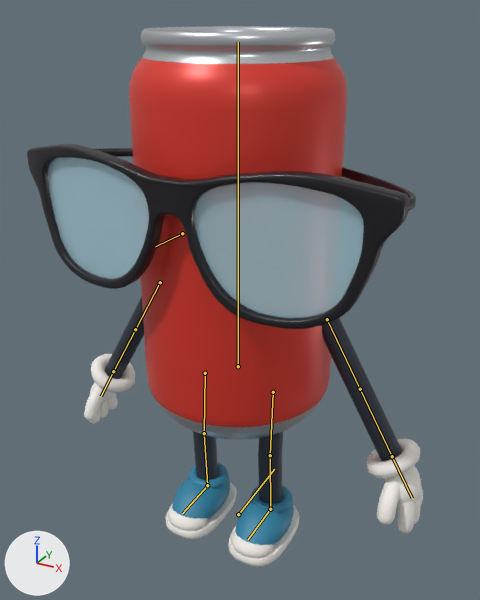
A saved change to the Blender file models/mnot.blend.
Both versions are drawn from a 50 mm lens placed at (0.933, -1.686, 1.705), pointed at (-0.007, 0.024, 0.85). The lights are fixed; the arrows at lower left show +X, +Y and +Z. The first picture is the older version. The bones that bend it are drawn over the model as lines.

The first picture shows 'Mnot'.
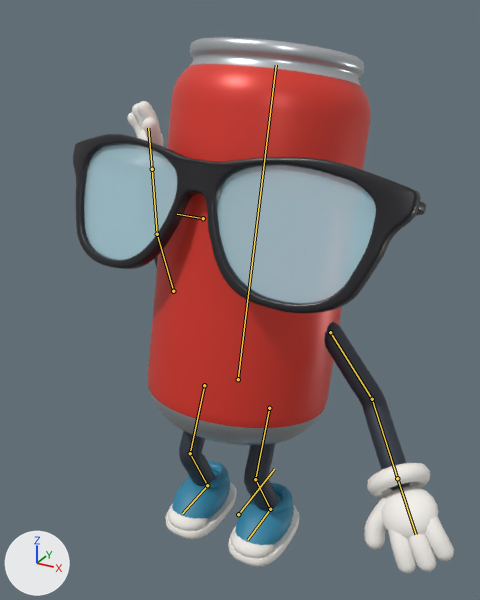
The newer file adds an action. The first version stands in its rest pose; the second is drawn at frame 56 of the action 'LookUp'.

Patch to the scene script:
```diff
--- a/models/mnot.blend.py
+++ b/models/mnot.blend.py
@@ bone_body @@
 bone_body = bpy.data.objects['MnotRig'].pose.bones['body']  # child of 'root'
-bone_body.location = (0.0, 0.0, 0.0)
-bone_body.rotation_quaternion = (1.0, 0.0, 0.0, 0.0)  # degrees (0, 0, 0)
+bone_body.location = (0.0, -0.05, 0.0)
+bone_body.rotation_quaternion = (0.994, -0.104, -0.035, -0.004)  # degrees (-12, -4, 0)
@@ bone_glasses @@
 bone_glasses = bpy.data.objects['MnotRig'].pose.bones['glasses']  # child of 'body'
-bone_glasses.location = (0.0, 0.0, 0.0)
-bone_glasses.rotation_quaternion = (1.0, 0.0, 0.0, 0.0)  # degrees (0, 0, 0)
+bone_glasses.location = (0.0, 0.0, 0.006)
+bone_glasses.rotation_quaternion = (0.998, 0.07, 0.0, 0.0)  # degrees (8, 0, 0)
@@ bone_upper_arm_l @@
 bone_upper_arm_l = bpy.data.objects['MnotRig'].pose.bones['upper_arm_L']  # child of 'body'
-bone_upper_arm_l.rotation_quaternion = (1.0, 0.0, 0.0, 0.0)  # degrees (0, 0, 0)
+bone_upper_arm_l.rotation_quaternion = (0.979, 0.103, 0.0, 0.174)  # degrees (12, -2, 20)
@@ bone_forearm_l @@
 bone_forearm_l = bpy.data.objects['MnotRig'].pose.bones['forearm_L']  # child of 'upper_arm_L'
-bone_forearm_l.rotation_quaternion = (1.0, 0.0, 0.0, 0.0)  # degrees (0, 0, 0)
+bone_forearm_l.rotation_quaternion = (0.989, 0.131, 0.0, -0.069)  # degrees (15, 1, -8)
@@ bone_hand_l @@
 bone_hand_l = bpy.data.objects['MnotRig'].pose.bones['hand_L']  # child of 'forearm_L'
-bone_hand_l.rotation_quaternion = (1.0, 0.0, 0.0, 0.0)  # degrees (0, 0, 0)
+bone_hand_l.rotation_quaternion = (0.832, 0.0, 0.555, 0.0)  # degrees (0, 67, 0)
@@ bone_upper_arm_r @@
 bone_upper_arm_r = bpy.data.objects['MnotRig'].pose.bones['upper_arm_R']  # child of 'body'
-bone_upper_arm_r.rotation_quaternion = (1.0, 0.0, 0.0, 0.0)  # degrees (0, 0, 0)
+bone_upper_arm_r.rotation_quaternion = (0.582, -0.241, 0.0, -0.777)  # degrees (-18, -22, -103)
@@ bone_forearm_r @@
 bone_forearm_r = bpy.data.objects['MnotRig'].pose.bones['forearm_R']  # child of 'upper_arm_R'
-bone_forearm_r.rotation_quaternion = (1.0, 0.0, 0.0, 0.0)  # degrees (0, 0, 0)
+bone_forearm_r.rotation_quaternion = (0.978, -0.01, 0.0, -0.21)  # degrees (-1, 0, -24)
@@ bone_hand_r @@
 bone_hand_r = bpy.data.objects['MnotRig'].pose.bones['hand_R']  # child of 'forearm_R'
-bone_hand_r.rotation_quaternion = (1.0, 0.0, 0.0, 0.0)  # degrees (0, 0, 0)
+bone_hand_r.rotation_quaternion = (0.707, 0.0, 0.707, 0.0)  # degrees (0, 90, 0)
```

Pixel boxes [x1, y1, x2, y2] of what changed, in the pictures (480 x 600 px):
'Mnot', posed
    before: [27, 26, 423, 567]
    after: [73, 37, 454, 574]
bone 'body', root to tip
    before: (238, 366) to (238, 42)
    after: (238, 379) to (276, 65)
bone 'glasses', root to tip
    before: (182, 233) to (155, 246)
    after: (203, 218) to (177, 214)
bone 'upper_arm_L', root to tip
    before: (327, 319) to (360, 389)
    after: (330, 332) to (372, 399)
bone 'forearm_L', root to tip
    before: (360, 389) to (392, 456)
    after: (372, 399) to (397, 478)
bone 'hand_L', root to tip
    before: (392, 456) to (412, 498)
    after: (397, 478) to (416, 534)
bone 'upper_arm_R', root to tip
    before: (160, 282) to (135, 329)
    after: (173, 291) to (157, 234)
bone 'forearm_R', root to tip
    before: (135, 329) to (113, 371)
    after: (157, 234) to (152, 169)
bone 'hand_R', root to tip
    before: (113, 371) to (101, 396)
    after: (152, 169) to (148, 128)
